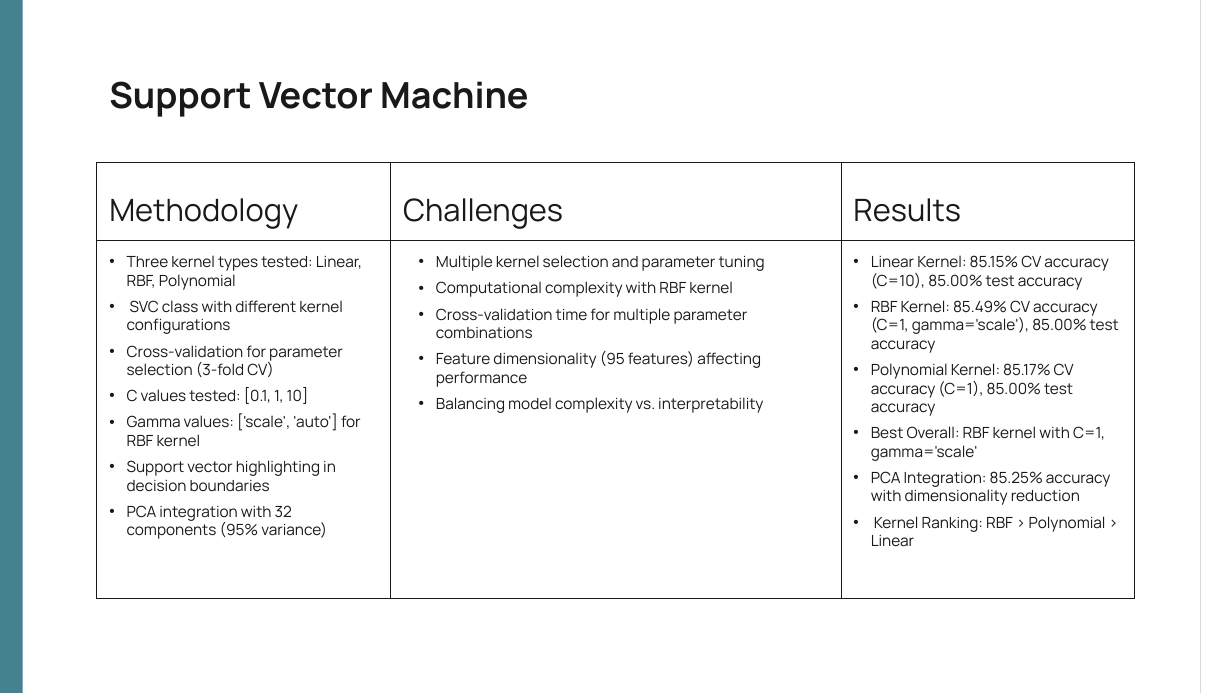
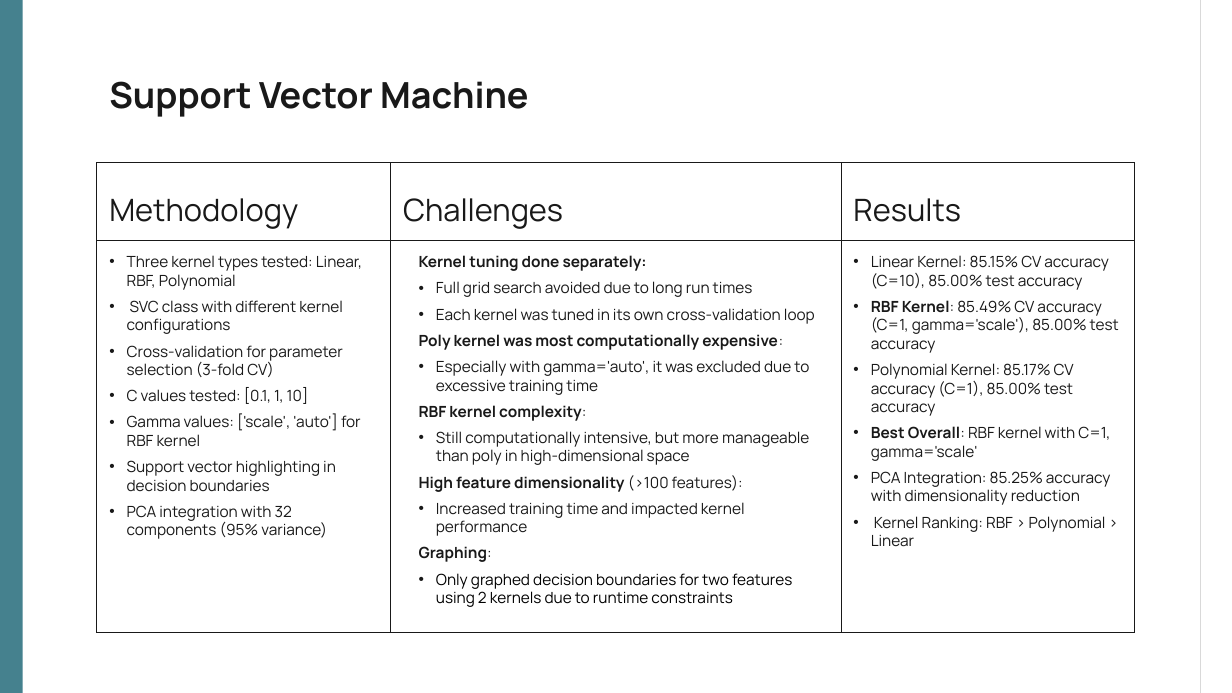
Before and after one commit to benmikeand/DASC41103_projects_team2, a slide deck: slide 14 of projects/project_1/results/Project_1_Presentation.pptx. Drawn at 1232x693 pixels with LibreOffice and Linux fonts; fonts in the diff are those of the drawing. Boxes give left, top, right and bottom in pixels: in the first picture for what was removed or moved away, otherwise in the second. Text is boxed around its words. In the diff, an @@ line names an element or a change of style, - is before the commit and + after.

```diff
--- a/projects/project_1/results/Project_1_Presentation.pptx
+++ b/projects/project_1/results/Project_1_Presentation.pptx
@@ subtitle "Three kernel types tested: Linear, ...": place and size @@
-subtitle "Three kernel types tested: Linear, ..." at [97,240,391,599]
+subtitle "Three kernel types tested: Linear, ..." at [97,240,391,633]
@@ subtitle "Kernel tuning done separately:": place and size @@
-subtitle "Kernel tuning done separately:" at [391,240,841,599]
+subtitle "Kernel tuning done separately:" at [391,240,841,633]
@@ subtitle at [419,255,815,607]: text changed @@
-• Multiple kernel selection and parameter tuning
-• Computational complexity with RBF kernel
-• Cross-validation time for multiple parameter combinations
-• Feature dimensionality (95 features) affecting performance
-• Balancing model complexity vs. interpretability
+Kernel tuning done separately:
+• Full grid search avoided due to long run times
+• Each kernel was tuned in its own cross-validation loop
+Poly kernel was most computationally expensive:
+• Especially with gamma='auto', it was excluded due to excessive training time
+RBF kernel complexity:
+• Still computationally intensive, but more manageable than poly in high-dimensional space
+High feature dimensionality (>100 features):
+• Increased training time and impacted kernel performance
+Graphing:
+• Only graphed decision boundaries for two features using 2 kernels due to runtime constraints
@@ subtitle "Linear Kernel: 85.15% CV accuracy ...": place and size @@
-subtitle "Linear Kernel: 85.15% CV accuracy ..." at [841,240,1135,599]
+subtitle "Linear Kernel: 85.15% CV accuracy ..." at [841,240,1135,633]
@@ subtitle at [871,300,1119,461]: bold on in "RBF Kernel:", "Best Overall:" @@
```
Also in this commit, not shown: 4 other slides changed, 1 slide added, 1 slide removed.
